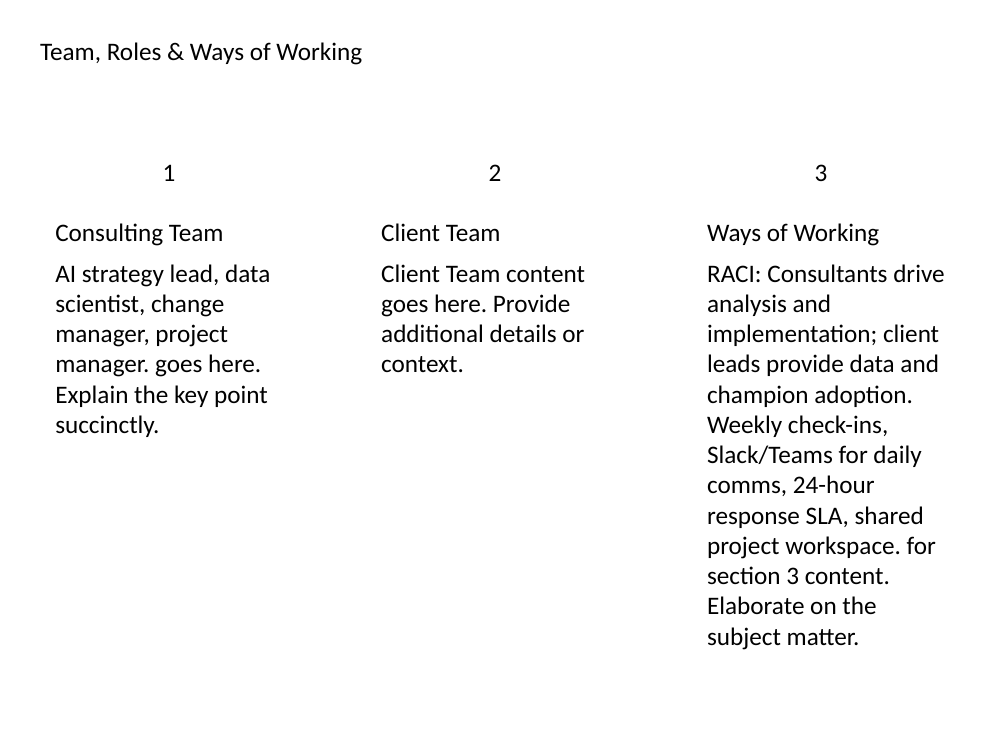
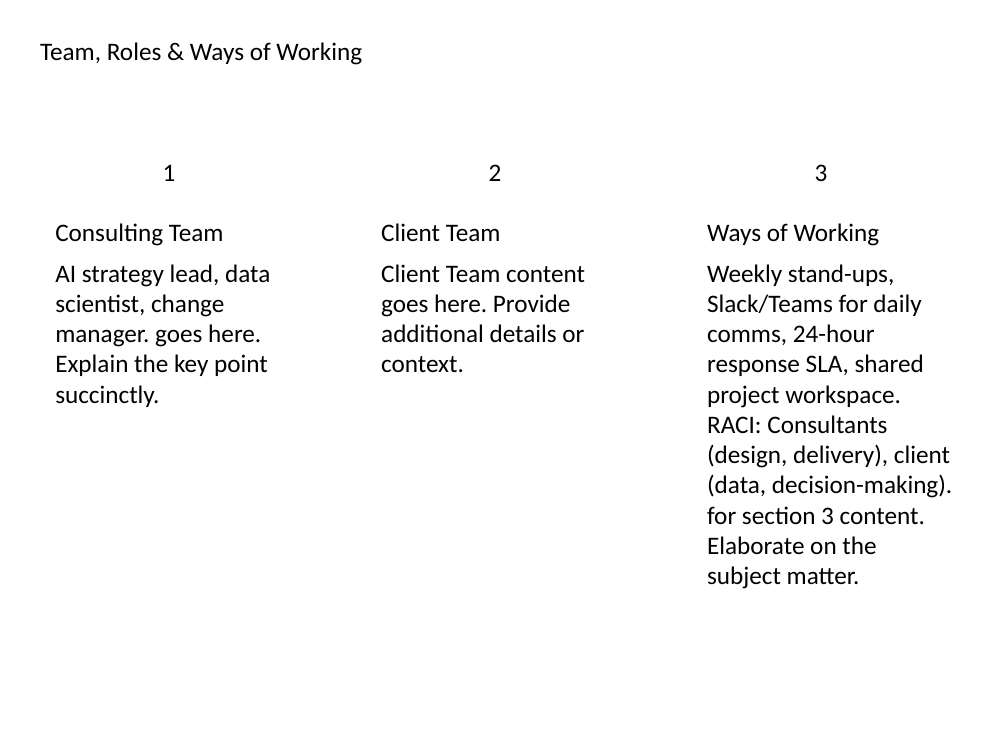
Before and after one commit to vedant1811/kenley-create-decks, a slide deck: slide 7 of src/lib/output/GeneratedPresentation.pptx. Drawn at 1008x756 pixels with LibreOffice and Linux fonts; fonts in the diff are those of the drawing. Boxes give left, top, right and bottom in pixels: in the first picture for what was removed or moved away, otherwise in the second. Text is boxed around its words. In the diff, an @@ line names an element or a change of style, - is before the commit and + after.

```diff
--- a/src/lib/output/GeneratedPresentation.pptx
+++ b/src/lib/output/GeneratedPresentation.pptx
@@ text at box(55, 264, 270, 407): text changed @@
-AI strategy lead, data scientist, change manager, project manager. goes here. Explain the key point succinctly.
+AI strategy lead, data scientist, change manager. goes here. Explain the key point succinctly.
@@ text at box(707, 264, 952, 589): text changed @@
-RACI: Consultants drive analysis and implementation; client leads provide data and champion adoption. Weekly check-ins, Slack/Teams for daily comms, 24-hour response SLA, shared project workspace. for section 3 content. Elaborate on the subject matter.
+Weekly stand-ups, Slack/Teams for daily comms, 24-hour response SLA, shared project workspace. RACI: Consultants (design, delivery), client (data, decision-making). for section 3 content. Elaborate on the subject matter.
```
Also in this commit, not shown: 6 other slides changed, 2 slides added, 2 slides removed, 3 other files.
